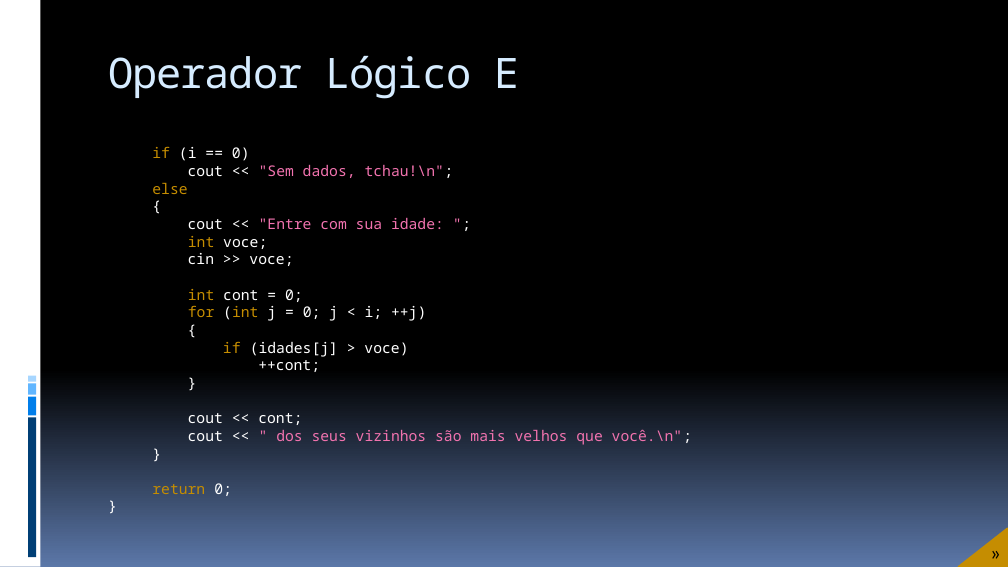
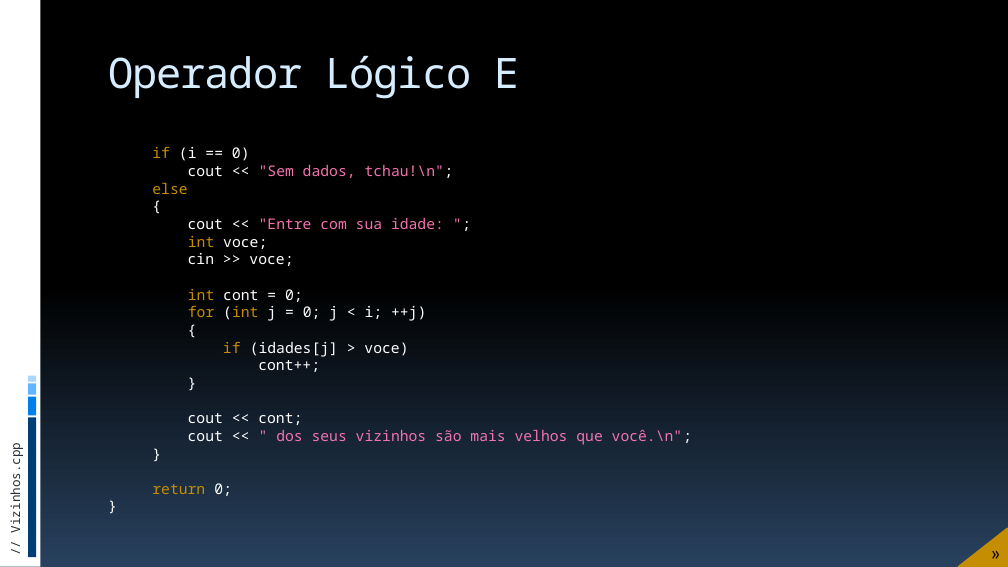
Before and after one commit to JudsonSS/ProgComp, a slide deck: slide 13 of Slides/21. Operadores Lógicos.pptx. Drawn at 1008x567 pixels with LibreOffice and Linux fonts; fonts in the diff are those of the drawing. Boxes give left, top, right and bottom in pixels: in the first picture for what was removed or moved away, otherwise in the second. Text is boxed around its words. In the diff, an @@ line names an element or a change of style, - is before the commit and + after.

```diff
--- a/Slides/21. Operadores Lógicos.pptx
+++ b/Slides/21. Operadores Lógicos.pptx
@@ background gradient #000000 to #5B77A8 to gradient #000000 to #28415E @@
@@ text at (258, 360, 320, 372): text changed @@
-++cont;
+cont++;
@@ text added at (7, 451, 24, 530), 12 pt, text #272D38 @@
+// Vizinhos.cpp
```
Also in this commit, not shown: 23 other slides changed, 8 other files.
